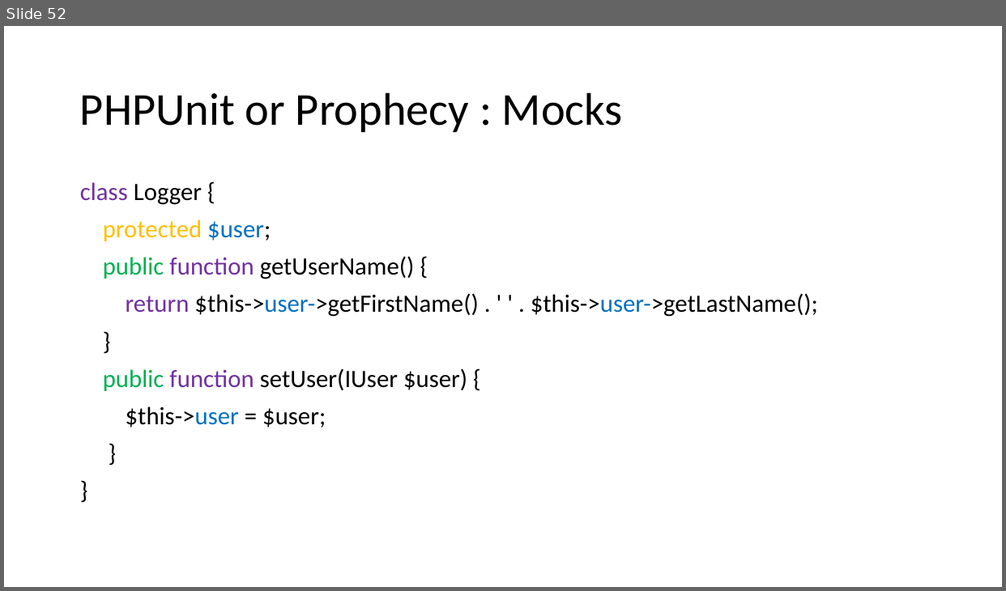
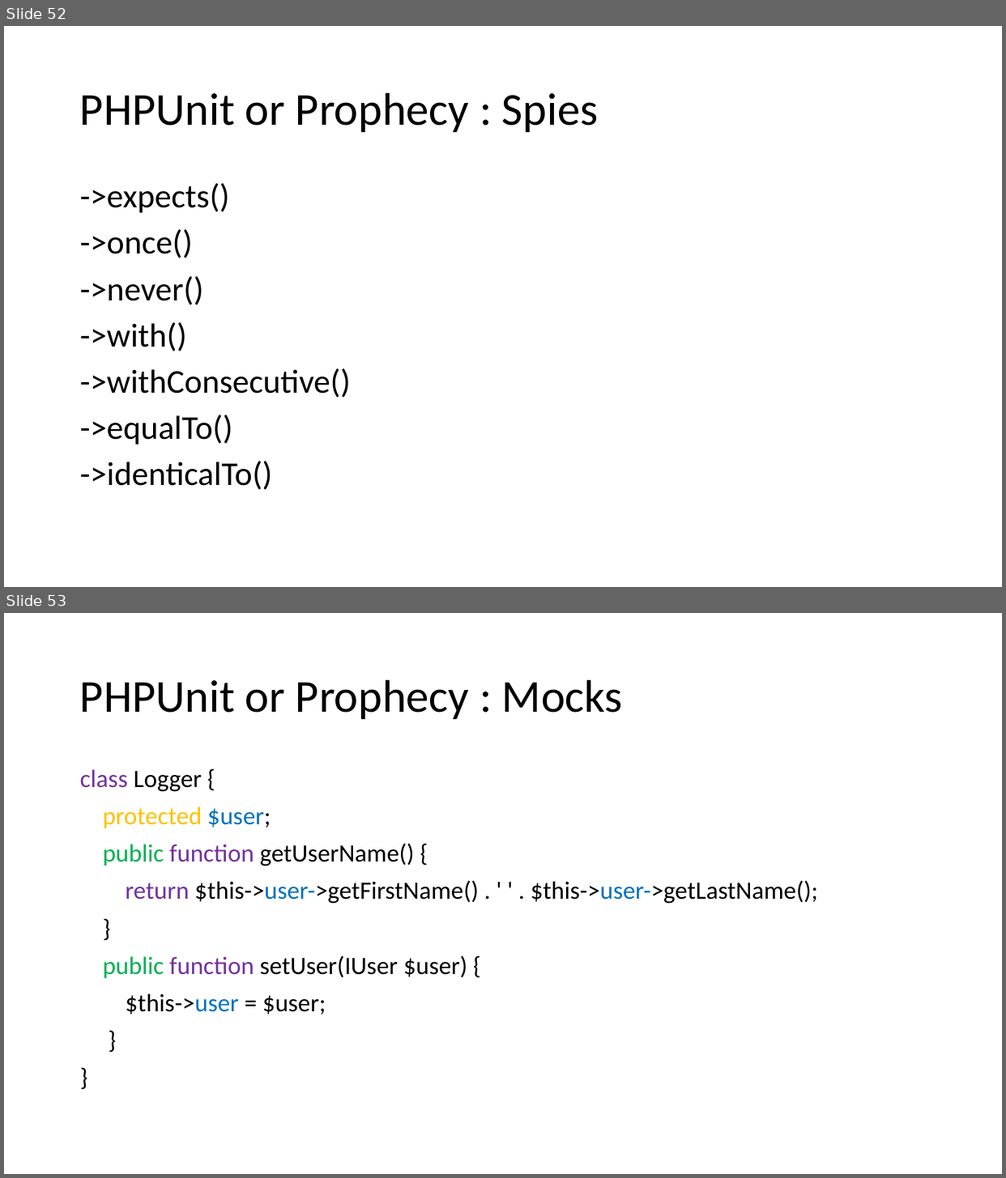
Before and after one commit to docljn/phpunit-or-prophecy-for-mocks, a slide deck: Creating Unit Test Mocks - PHPUnit or Prophecy.odp. Shown one above the other, each under a label of ours: slide 52 before the commit, slides 52 and 53 after it. The pictures are 1006x591 and 1006x1178 pixels, drawn with LibreOffice and Linux fonts; fonts in the diff are those of the drawing. Boxes give left, top, right and bottom in pixels: in the first picture for what was removed or moved away, otherwise in the second. Text is boxed around its words. In the diff, an @@ line names an element or a change of style, - is before the commit and + after.

```diff
--- a/Creating Unit Test Mocks - PHPUnit or Prophecy.odp
+++ b/Creating Unit Test Mocks - PHPUnit or Prophecy.odp
@@ slide 52 added at box(4, 26, 1002, 587), background #FFFFFF @@
@@ title added at box(80, 92, 599, 132), 44 pt, text #000000 @@
+PHPUnit or Prophecy : Spies
@@ text added at box(80, 183, 351, 490), 32 pt, text #000000 @@
+->expects()
+->once()
+->never()
+->with()
+->withConsecutive()
+->equalTo()
+->identicalTo()
@@ what was slide 52 is now slide 53 @@
```
Also in this commit, not shown: 6 slides changed, 1 other file.
